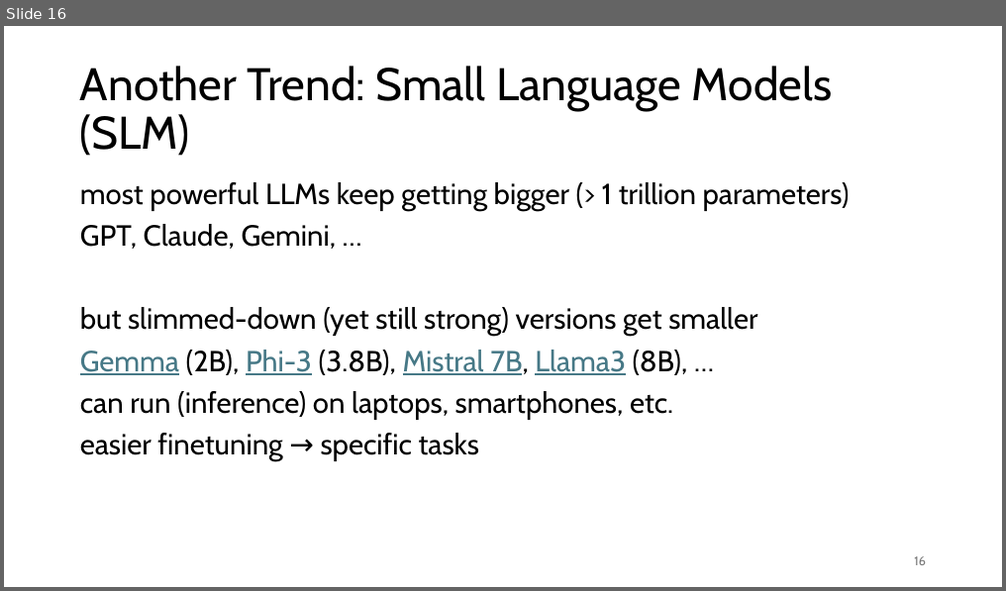
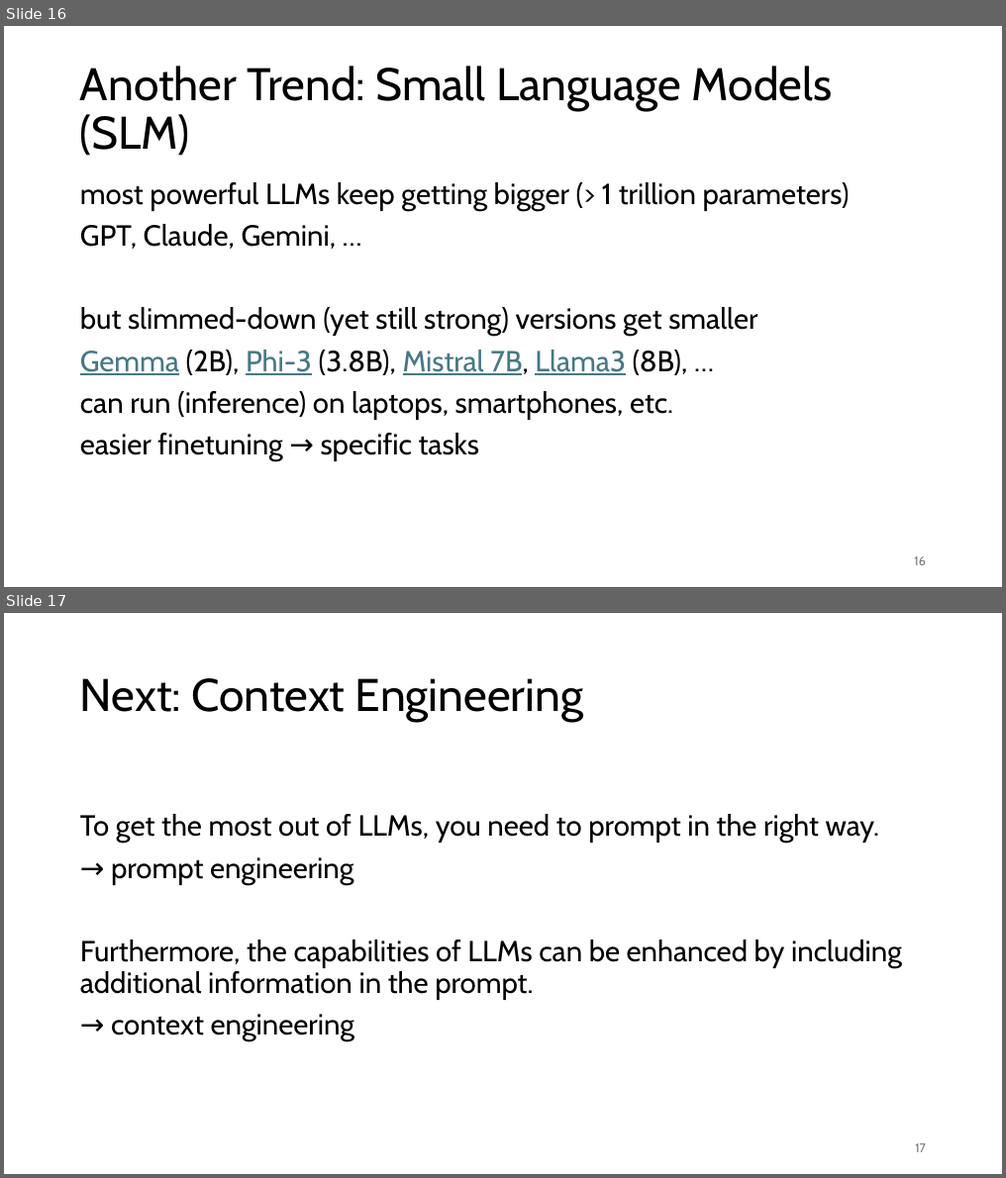
Before and after one commit to FelixWick/language_models, a slide deck: slides/3_LLMs.pptx. Shown one above the other, each under a label of ours: slide 16 before the commit, slides 16 and 17 after it. The pictures are 1006x591 and 1006x1178 pixels, drawn with LibreOffice and Linux fonts; fonts in the diff are those of the drawing. Boxes give left, top, right and bottom in pixels: in the first picture for what was removed or moved away, otherwise in the second. Text is boxed around its words. In the diff, an @@ line names an element or a change of style, - is before the commit and + after.

Commit message:
examples and next-lecture references

```diff
--- a/slides/3_LLMs.pptx
+++ b/slides/3_LLMs.pptx
@@ slide 17 added at [4, 613, 1002, 1174], background #FFFFFF @@
@@ title added at [80, 678, 583, 722], 44 pt, text #000000 @@
+Next: Context Engineering
@@ text added at [80, 814, 902, 1042], 28 pt, text #000000 @@
+To get the most out of LLMs, you need to prompt in the right way.
+→ prompt engineering
+Furthermore, the capabilities of LLMs can be enhanced by including additional information in the prompt.
+→ context engineering
@@ page number added at [915, 1144, 926, 1153], 12 pt, text #797979 @@
+17
```
Also in this commit, not shown: 8 other files.
